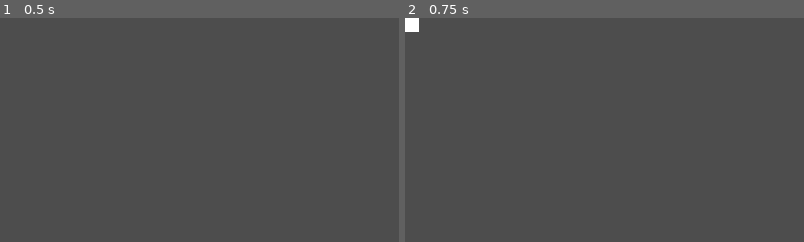
Above: before the commit, frames 1-2 (left to right).
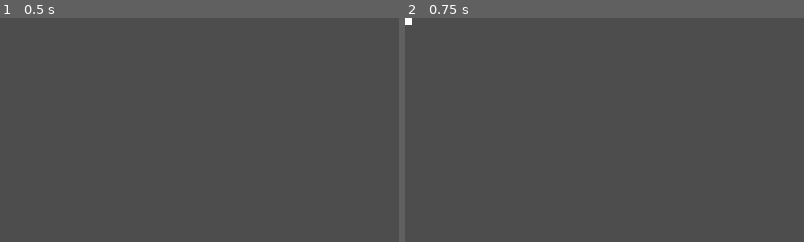
Above: after the commit, the same moments.

Repository: Vikezor/turbolift
Game: Godot game, scene res://2d_view.tscn
The game is run twice, just before and just after one commit, with the same random seed, the same clock (stepped at 60 frames per second) and the same inputs.
Inputs (mouse positions are % of the whole screen's width and height, from its top left):
- Up to frame 1 (0.5 s): no input
- Up to frame 2 (0.75 s): tap Enter at 0.5 s; move the mouse to (1, 2) at 0.52 s; click (1, 2) at 0.67 s
The pictures show only the part of the screen within x 0-50%, y 0-50%; the shares and areas given below are measured in that part.

Frame 1 is identical in both runs. In frame 2, 0.2% of the frame differs, in the area x 0-4%, y 0-7%.

Commit message:
add some very janky dragging

Diff:
--- a/2d_view.tscn
+++ b/2d_view.tscn
@@ -1,8 +1,7 @@
 [gd_scene load_steps=3 format=3 uid="uid://blpbils8fbj0p"]
 
 [ext_resource type="Script" path="res://room_creator.gd" id="1_6vc8f"]
-
-[sub_resource type="RectangleShape2D" id="RectangleShape2D_50shn"]
+[ext_resource type="Shape2D" uid="uid://cj88dkvh5744b" path="res://room_creator_collision.tres" id="2_1pl8v"]
 
 [node name="2DView" type="Node2D"]
 
@@ -11,6 +10,6 @@
 
 [node name="CollisionShape2D" type="CollisionShape2D" parent="RoomCreator"]
 position = Vector2(10, 10)
-shape = SubResource("RectangleShape2D_50shn")
+shape = ExtResource("2_1pl8v")
 
 [connection signal="input_event" from="RoomCreator" to="RoomCreator" method="_on_input_event"]
--- a/room.gd
+++ b/room.gd
@@ -1,5 +1,7 @@
-extends Polygon2D
+extends Area2D
 
+var pressed = false
+var mouseOffset = Vector2(0,0)
 
 # Called when the node enters the scene tree for the first time.
 func _ready():
@@ -11,5 +13,12 @@
 	pass
 
 
-func _on_room_creator_input_event(viewport, event, shape_idx):
-	pass
+func _on_input_event(viewport, event, shape_idx):
+	if event is InputEventMouseButton:
+		if event.pressed and not pressed:
+			mouseOffset = get_local_mouse_position()
+			pressed = true
+		else:
+			pressed = false
+	elif event is InputEventMouseMotion and pressed:
+		position = get_global_mouse_position() - mouseOffset
--- a/room.tscn
+++ b/room.tscn
@@ -1,8 +1,15 @@
-[gd_scene load_steps=2 format=3 uid="uid://crvr3a0scsxr4"]
+[gd_scene load_steps=3 format=3 uid="uid://crvr3a0scsxr4"]
 
 [ext_resource type="Script" path="res://room.gd" id="1_d4soo"]
+[ext_resource type="Shape2D" uid="uid://cj88dkvh5744b" path="res://room_creator_collision.tres" id="2_pwhys"]
 
-[node name="Room" type="Polygon2D"]
-position = Vector2(10, 10)
+[node name="Room" type="Area2D"]
+script = ExtResource("1_d4soo")
+
+[node name="CollisionShape2D" type="CollisionShape2D" parent="."]
+shape = ExtResource("2_pwhys")
+
+[node name="Polygon2D" type="Polygon2D" parent="."]
 polygon = PackedVector2Array(-10, -10, -10, 10, 10, 10, 10, -10)
-script = ExtResource("1_d4soo")
+
+[connection signal="input_event" from="." to="." method="_on_input_event"]
--- /dev/null
+++ b/room_creator_collision.tres
@@ -0,0 +1,3 @@
+[gd_resource type="RectangleShape2D" format=3 uid="uid://cj88dkvh5744b"]
+
+[resource]
